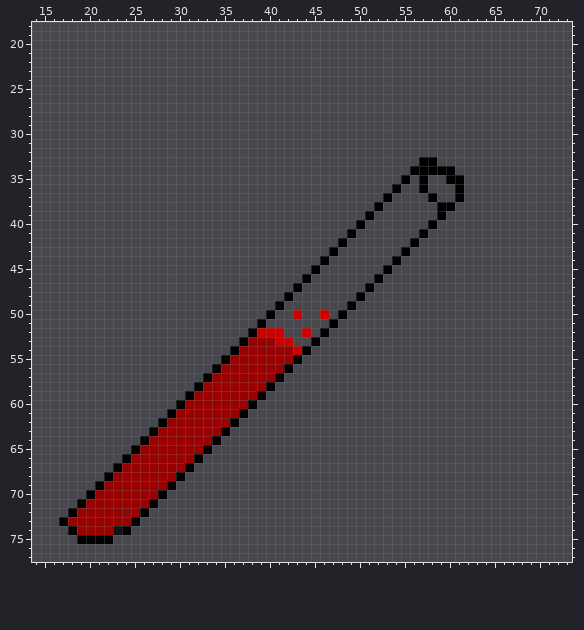
A sprite sheet gets an edit: another_manager-android/assets/data/textures/minorhealthpotion.png. The picture above is the old version.
The file is 70x70 pixels. Pixels under 10% opacity are left out. Shown: x 14..73, y 18..77. The old version is drawn lined up with the new one, on the new canvas.
And afterwards:
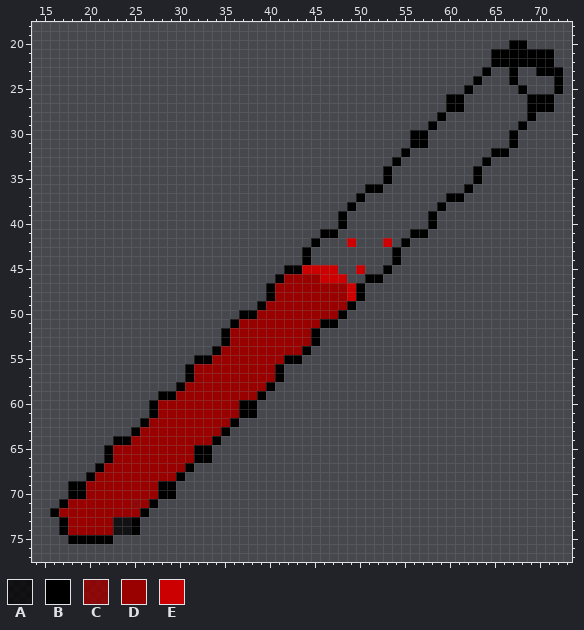
Palette (. is transparent): A #000000bf  B #000000  C #970000df  D #990000  E #cc0000
Changes in this commit:
canvas 70x70 -> 89x91, the old top-left corner now at 5,18
y 20: x 67..68 .. -> BB
y 21..22: x 65..71 ....... -> BBBBBBB
y 23: x 64 . -> B; x 67 . -> B; x 70..72 ... -> BBB
y 24: x 63 . -> B; x 67 . -> B; x 72 . -> B
y 25: x 62 . -> B; x 68 . -> B; x 72 . -> B
y 26..27: x 60..61 .. -> BB; x 69..71 ... -> BBB
y 28: x 59 . -> B; x 69 . -> B
y 29: x 58 . -> B; x 68 . -> B
y 30..31: x 56..57 .. -> BB; x 67 . -> B
y 32: x 55 . -> B; x 65..66 .. -> BB
y 33: x 54 . -> B; x 57..58 BB -> ..; x 64 . -> B
y 34: x 53 . -> B; x 56..60 BBBBB -> .....; x 63 . -> B
y 35: x 53 . -> B; x 55 B -> .; x 57 B -> .; x 60..61 BB -> ..; x 63 . -> B
y 36: x 51..52 .. -> BB; x 54 B -> .; x 57 B -> .; x 61..62 B. -> .B
y 37: x 50 . -> B; x 53 B -> .; x 58 B -> .; x 60 . -> B
y 38: x 49 . -> B; x 52 B -> .; x 60 B -> .
y 39: x 48 . -> B; x 51 B -> .; x 58..59 .B -> B.
y 40: x 48 . -> B; x 50 B -> .
y 41: x 46..47 .. -> BB; x 49 B -> .; x 56 . -> B
y 42: x 45 . -> B; x 48..49 B. -> .E; x 53 . -> E; x 55..56 .B -> B.
y 43: x 44 . -> B; x 47 B -> .; x 54..55 .B -> B.
y 44: x 44 . -> B; x 46 B -> .
y 45: x 42..47 ...B.. -> BBEEEE; x 50 . -> E
y 46: x 41..48 ...B.... -> BDDDDEEE; x 51 . -> B
y 47: x 40..51 ...B.......B -> BDDDDDDDDEB.
y 48: x 40..49 ..B....... -> BDDDDDDDDE
y 49: x 39..48 ..B....... -> BDDDDDDDDD
y 50: x 37..47 ...B..E..E. -> BBDDDDDDDDD
y 51: x 36..46 ...B....... -> BDDDDDDDDDB
y 52: x 35..46 ...BEEE..E.B -> BDDDDDDDDDB.
y 53: x 35..37 ..B -> BDD; x 41..44 EE.. -> DDDD
y 54: x 34..36 ..B -> BDD; x 43 E -> D
y 55: x 32..35 ...B -> BBDD; x 42 D -> B
y 56: x 31..34 ...B -> BDDD; x 41..42 DB -> B.
y 57: x 31..33 ..B -> BDD
y 58: x 30..32 ..B -> BDD
y 59: x 28..31 ...B -> BBDD
y 60: x 27..30 ...B -> BDDD; x 37 D -> B
y 61: x 27..29 ..B -> BDD; x 38 . -> B
y 62: x 26..28 ..B -> BDD
y 63: x 25..27 ..B -> BDD
y 64: x 23..26 ...B -> BBDD
y 65: x 22..25 ...B -> BDDD; x 32 D -> B
y 66: x 22..24 ..B -> BDD; x 33 . -> B
y 67: x 21..23 ..B -> BDD
y 68: x 20..22 ..B -> BDD
y 69: x 18..21 ...B -> BBDD; x 28 D -> B
y 70: x 18..20 ..B -> BBD; x 29 . -> B
y 71: x 17..19 ..B -> BDD; x 25 D -> C
y 72: x 16..18 ..B -> BDD; x 24 C -> D
y 73: x 23..24 DD -> AA
y 74: x 17..18 .B -> BD; x 24..25 B. -> AB
y 75: x 18 . -> B
